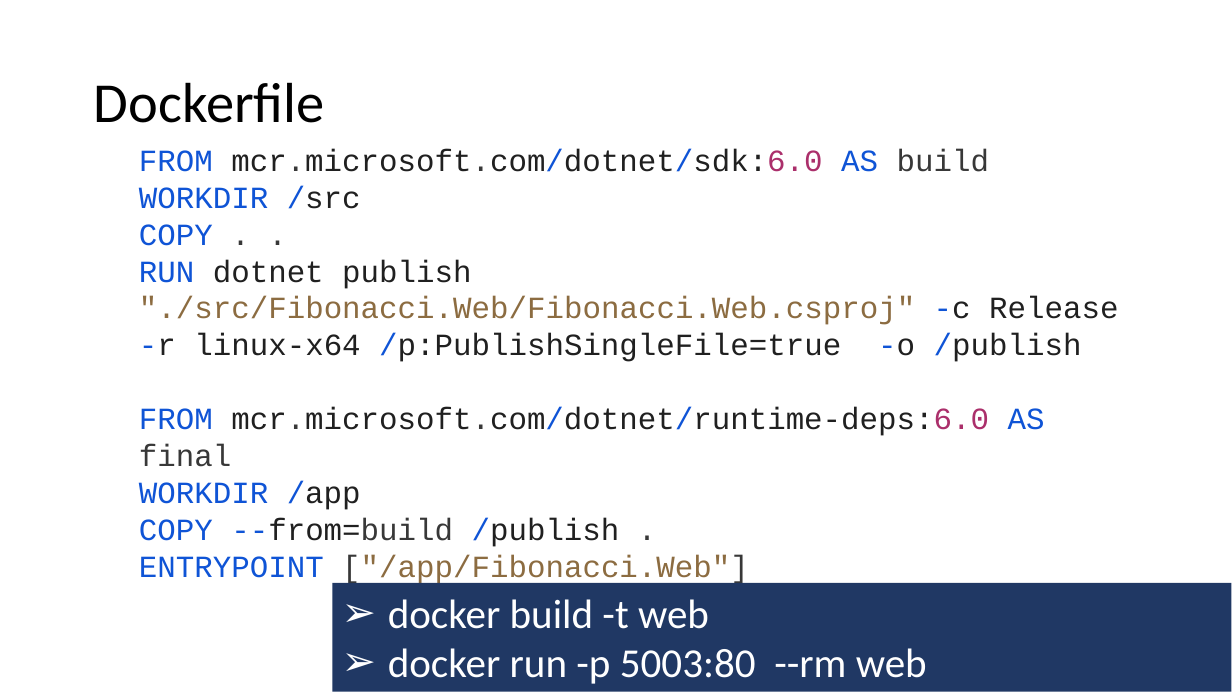
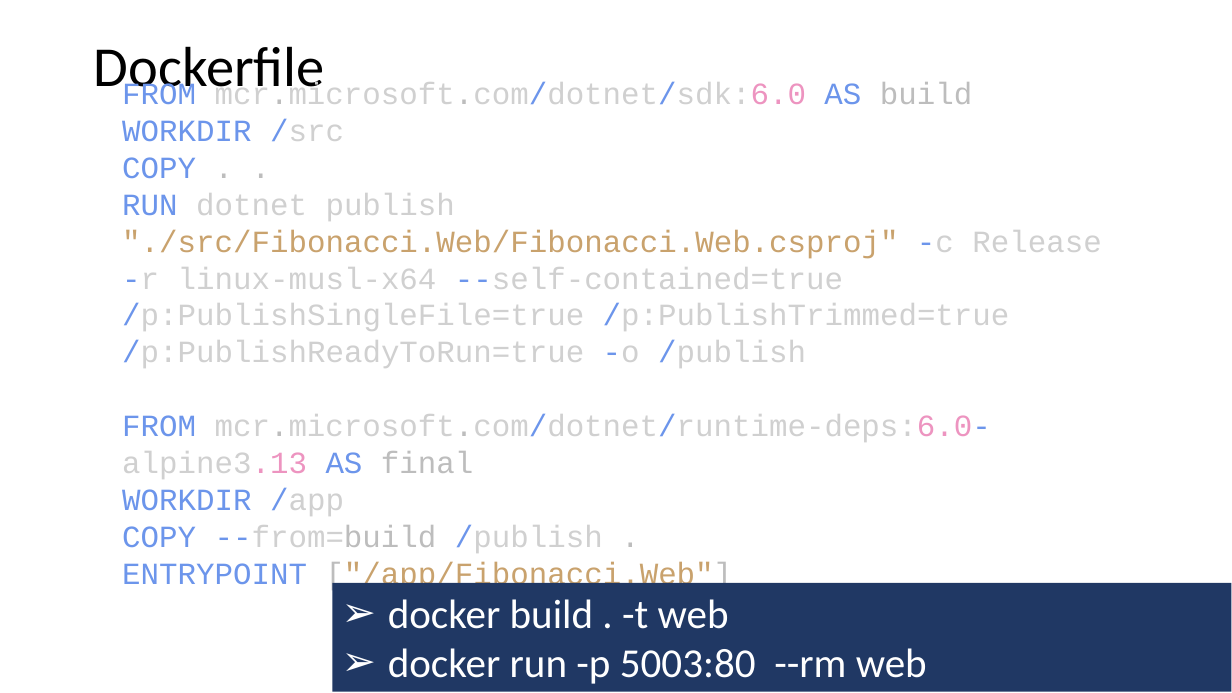
Before and after one commit to guillaume-chervet/course.dotnet, a slide deck: slide 104 of documentations/dotnet6.pptx. Drawn at 1232x693 pixels with LibreOffice and Linux fonts; fonts in the diff are those of the drawing. Boxes give left, top, right and bottom in pixels: in the first picture for what was removed or moved away, otherwise in the second. Text is boxed around its words. In the diff, an @@ line names an element or a change of style, - is before the commit and + after.

Commit message:
update

```diff
--- a/documentations/dotnet6.pptx
+++ b/documentations/dotnet6.pptx
@@ title "Dockerfile" rewrapped from [94,82,325,123] to [94,46,325,100] @@
@@ text at [122,82,1101,593]: text changed; text colour #202020 to #D0D0D0 @@
-FROM mcr.microsoft.com/dotnet/sdk:6.0 AS build
-WORKDIR /src
-COPY . .
-RUN dotnet publish "./src/Fibonacci.Web/Fibonacci.Web.csproj" -c Release -r linux-x64 /p:PublishSingleFile=true -o /publish
-FROM mcr.microsoft.com/dotnet/runtime-deps:6.0 AS final
-WORKDIR /app
-COPY --from=build /publish .
-ENTRYPOINT ["/app/Fibonacci.Web"]
+FROM mcr.microsoft.com/dotnet/sdk:6.0 AS build
+WORKDIR /src
+COPY . .
+RUN dotnet publish "./src/Fibonacci.Web/Fibonacci.Web.csproj" -c Release -r linux-musl-x64 --self-contained=true /p:PublishSingleFile=true /p:PublishTrimmed=true /p:PublishReadyToRun=true -o /publish
+FROM mcr.microsoft.com/dotnet/runtime-deps:6.0-alpine3.13 AS final
+WORKDIR /app
+COPY --from=build /publish .
+ENTRYPOINT ["/app/Fibonacci.Web"]
@@ text in rectangle at [388,599,729,629]: text changed @@
-➢ docker build -t web
+➢ docker build . -t web
```
Also in this commit, not shown: 4 other slides changed.
